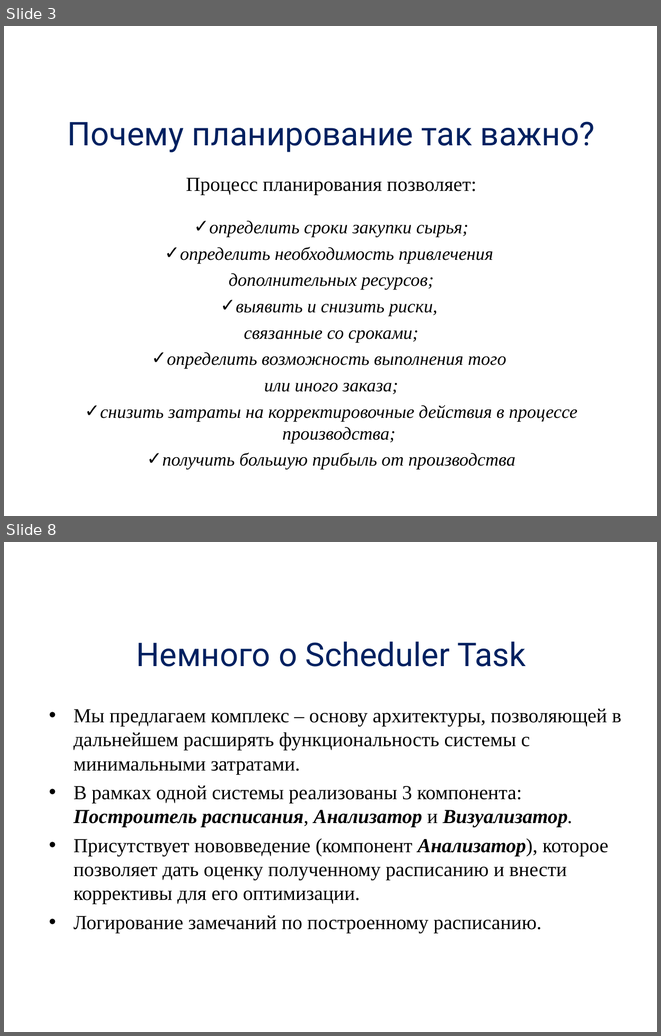
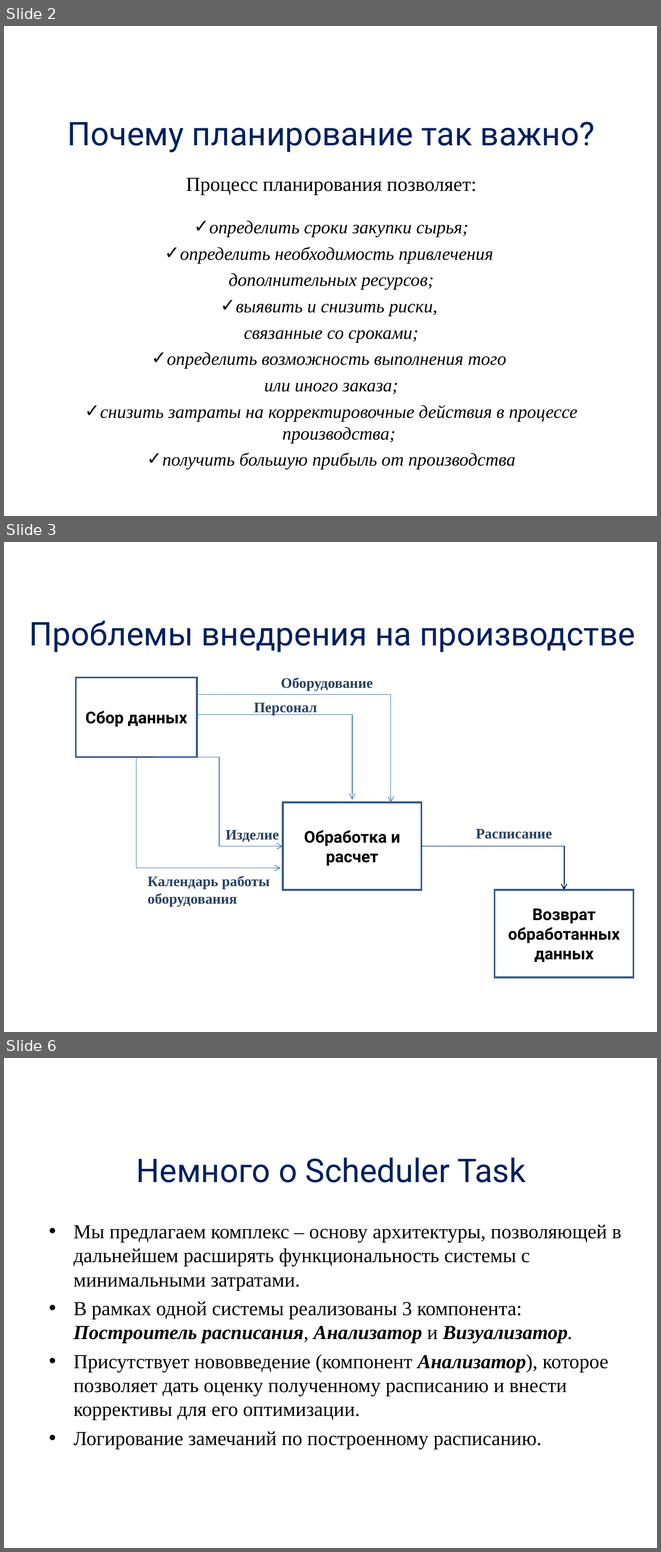
Before and after one commit to alexdegtev/SchedulerTask, a slide deck: Docs/presentation.ppt. Shown one above the other, each under a label of ours: slides 3 and 8 before the commit, slides 2, 3 and 6 after it; the slides between them are not shown. The pictures are 661x1036 and 661x1552 pixels, drawn with LibreOffice and Linux fonts; fonts in the diff are those of the drawing; background and template pictures are left out. Boxes give left, top, right and bottom in pixels: in the first picture for what was removed or moved away, otherwise in the second. Text is boxed around its words. In the diff, an @@ line names an element or a change of style, - is before the commit and + after.

```diff
--- a/Docs/presentation.ppt
+++ b/Docs/presentation.ppt
@@ slide 3 added at (4,542,657,1032), background picture (left out) @@
@@ title added at (29,620,635,652), 36 pt, text #002060 @@
+Проблемы внедрения на производстве
@@ rectangle added at (76,677,196,757), outline #385D8A 2.01 pt, 18 pt, text #000000, bold @@
+Сбор данных
@@ text added at (281,677,373,690), 16 pt, text #254061, bold @@
+Оборудование
@@ elbow arrow added from (196, 694) to (390, 803), #4A7EBB 0.74 pt @@
@@ elbow arrow added from (196, 714) to (352, 799), #4A7EBB 0.74 pt @@
@@ text added at (254,703,317,715), 16 pt, text #254061, bold @@
+Персонал
@@ elbow arrow added from (136, 757) to (281, 868), #4A7EBB 0.74 pt @@
@@ elbow arrow added from (156, 757) to (283, 846), #4A7EBB 0.74 pt @@
@@ rectangle added at (283,803,421,890), outline #385D8A 2.01 pt, 18 pt, text #000000, bold @@
+Обработка и расчет
@@ text added at (226,830,279,842), 16 pt, text #254061, bold @@
+Изделие
@@ text added at (476,829,552,839), 16 pt, text #254061, bold @@
+Расписание
@@ elbow arrow added from (421, 846) to (564, 890), #002060 0.99 pt @@
@@ text added at (148,875,270,906), 16 pt, text #254061, bold @@
+Календарь работы
+оборудования
@@ rectangle added at (494,889,634,977), outline #385D8A 2.01 pt, 18 pt, text #000000, bold @@
+Возврат обработанных данных
@@ what was slide 3 is now slide 2 @@
@@ what was slide 8 is now slide 6 @@
```
Also in this commit, not shown: 4 slides changed, 4 other slides added, 6 slides removed.
